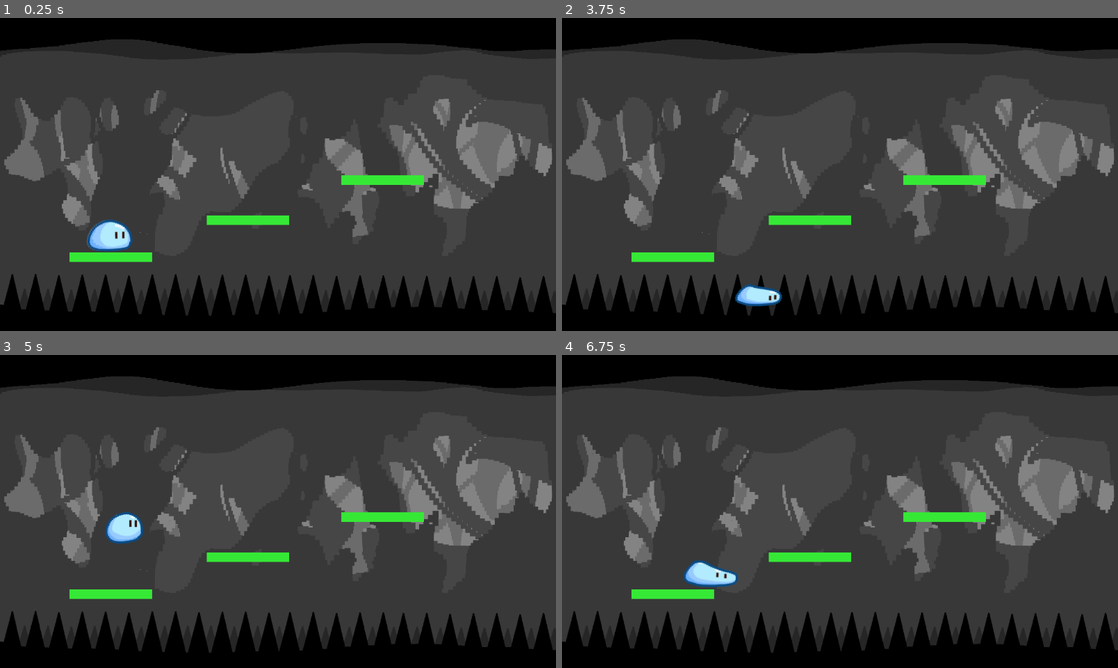
Above: before the commit, frames 1-4 (two rows, left to right).
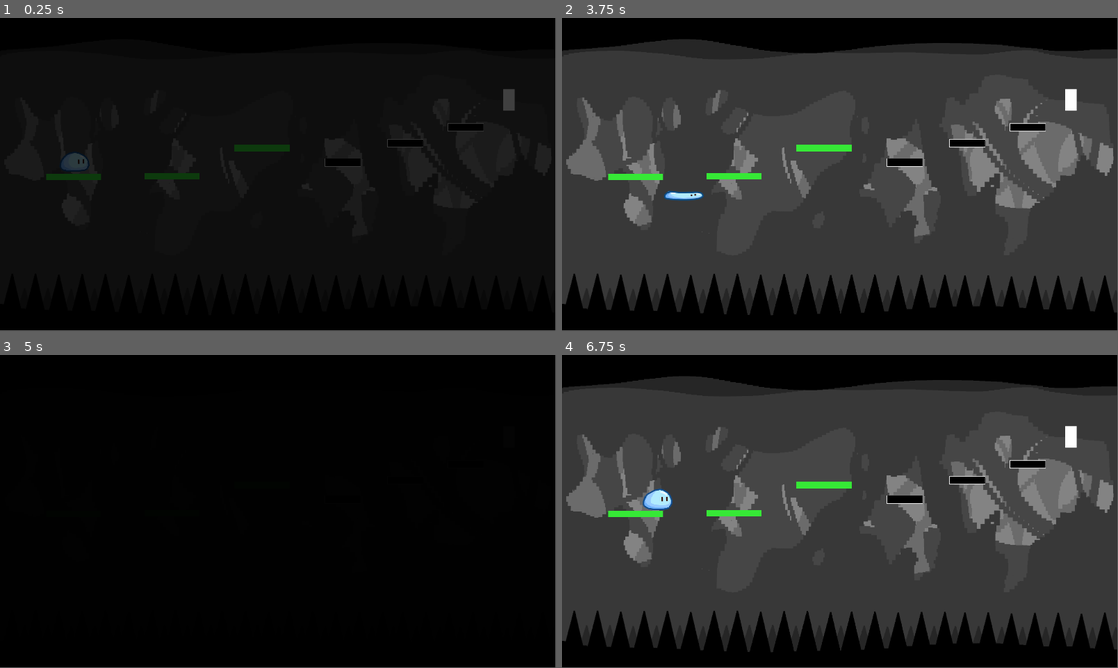
Above: after the commit, the same moments.

Repository: JianiLi98/Blue-Haven
Game: Godot game, scene res://scenes/Main.tscn
Two runs of this game, one before a commit and one after it. Both use one fixed random seed, a clock stepped at 60 frames per second and the inputs below.
Inputs:
- Up to frame 1 (0.25 s): no input
- Up to frame 2 (3.75 s): tap Enter (ui_accept) at 0.5, 1.55, 2.85 s; hold Enter (ui_accept) 0.53-1.28 s; tap Space (jump) at 0.77, 0.8, 1.07, 1.35, 1.52, 1.82, 2.3, 3.02, 3.32 s; hold Enter (ui_accept) 2.03-2.78 s; hold Space (jump) from 3.53 s (still down)
- Up to frame 3 (5 s): tap Escape (ui_cancel) at 4.15 s; release Space (jump) at 4.28 s; tap Enter (ui_accept) at 4.35 s; tap Space (jump) at 4.52, 4.82 s
- Up to frame 4 (6.75 s): hold Enter (ui_accept) 5.03-5.78 s; tap Space (jump) at 5.3, 5.85, 6.02, 6.32 s; tap Enter (ui_accept) at 6.05 s; hold Enter (ui_accept) from 6.53 s (still down)
In our replay, the window is 800x450 before the commit and 799x449 after it. These sizes can differ from the game's own. Grey fills any space a smaller window leaves; there, only what the larger window draws over its background counts as a difference.

The runs differ from the first frame. In frame 1, 79% of the frame differs, in the area x 0-100%, y 6-96%; in frame 2, 4.2%; in frame 3, 79%; in frame 4, 4.4%.

Commit message:
Updated jumping logic and level 1 layout

Diff:
--- a/Main.tscn
+++ /dev/null
@@ -1,8 +0,0 @@
-[gd_scene format=3 uid="uid://dteckawac11aw"]
-
-[node name="Node2D" type="Node2D"]
-
-[node name="ColorRect" type="ColorRect" parent="."]
-offset_right = 1190.0
-offset_bottom = 690.0
-color = Color(0.490196, 0.901961, 0.909804, 1)
--- a/assets/slime.tres
+++ b/assets/slime.tres
@@ -266,7 +266,7 @@
 }],
 "loop": false,
 "name": &"jump",
-"speed": 10.0
+"speed": 15.0
 }, {
 "frames": [{
 "duration": 1.0,
--- a/project.godot
+++ b/project.godot
@@ -17,8 +17,8 @@
 
 [display]
 
-window/size/viewport_width=1280
-window/size/viewport_height=720
+window/size/viewport_width=1920
+window/size/viewport_height=1080
 
 [input]
 
--- a/scenes/Main.tscn
+++ b/scenes/Main.tscn
@@ -1,10 +1,33 @@
-[gd_scene load_steps=6 format=3 uid="uid://c1o2diaiyaj8e"]
+[gd_scene load_steps=8 format=3 uid="uid://c1o2diaiyaj8e"]
 
 [ext_resource type="Script" uid="uid://byh705c8yiwn8" path="res://scripts/Main.gd" id="1_0bbpv"]
 [ext_resource type="PackedScene" uid="uid://drgyayhkwke5q" path="res://scenes/Platform.tscn" id="1_rvslj"]
 [ext_resource type="PackedScene" uid="uid://bhn6nlaqep2cq" path="res://scenes/Player.tscn" id="2_0bbpv"]
 [ext_resource type="Texture2D" uid="uid://dd4sua8x43oj3" path="res://assets/background.png" id="2_rarhs"]
-[ext_resource type="Script" path="res://scenes/back1.gd" id="3_vcsgt"]
+[ext_resource type="PackedScene" uid="uid://bdqshr7b3ig5h" path="res://scenes/PlatformShort.tscn" id="5_vcsgt"]
+
+[sub_resource type="GDScript" id="GDScript_rarhs"]
+script/source = "extends TextureRect
+
+@onready var player = get_node(\"../Player\")
+@onready var cam = get_node(\"../Player/Camera2D\")
+
+func _ready():
+	# 自动铺满窗口
+	anchor_left = 0
+	anchor_top = 0
+	anchor_right = 1
+	anchor_bottom = 1
+	stretch_mode = TextureRect.STRETCH_SCALE
+
+func _process(delta):
+	# 实时调整背景大小，保证填满
+	size = get_viewport().get_visible_rect().size
+"
+
+[sub_resource type="CapsuleShape2D" id="CapsuleShape2D_vcsgt"]
+radius = 27.0
+height = 102.0
 
 [node name="Main" type="Node2D"]
 script = ExtResource("1_0bbpv")
@@ -12,20 +35,48 @@
 [node name="Node2D" type="Node2D" parent="."]
 
 [node name="TextureRect" type="TextureRect" parent="Node2D"]
-offset_right = 3785.0
-offset_bottom = 2048.0
+offset_right = 1920.0
+offset_bottom = 1087.0
 texture = ExtResource("2_rarhs")
 expand_mode = 1
-script = ExtResource("3_vcsgt")
+script = SubResource("GDScript_rarhs")
 
 [node name="Platform" parent="." instance=ExtResource("1_rvslj")]
 position = Vector2(257, 549)
 
 [node name="Platform2" parent="." instance=ExtResource("1_rvslj")]
-position = Vector2(573, 464)
+position = Vector2(596, 546)
 
 [node name="Platform2" parent="Platform2" instance=ExtResource("1_rvslj")]
-position = Vector2(310, -92)
+position = Vector2(312, -97)
 
 [node name="Player" parent="." instance=ExtResource("2_0bbpv")]
-position = Vector2(259, 481)
+position = Vector2(261, 501)
+
+[node name="Platform3" parent="." instance=ExtResource("5_vcsgt")]
+position = Vector2(1185, 499)
+
+[node name="Platform4" parent="." instance=ExtResource("5_vcsgt")]
+position = Vector2(1401, 433)
+
+[node name="Platform5" parent="." instance=ExtResource("5_vcsgt")]
+position = Vector2(1610, 378)
+
+[node name="CanvasLayer" type="CanvasLayer" parent="."]
+
+[node name="FadeRect" type="ColorRect" parent="CanvasLayer"]
+offset_right = 1936.0
+offset_bottom = 1104.0
+color = Color(0.00784314, 0.00784314, 0.00784314, 0)
+
+[node name="Portal" type="Area2D" parent="."]
+
+[node name="CollisionShape2D" type="CollisionShape2D" parent="Portal"]
+position = Vector2(1760, 284)
+shape = SubResource("CapsuleShape2D_vcsgt")
+
+[node name="ColorRect" type="ColorRect" parent="Portal"]
+offset_left = 1740.0
+offset_top = 246.0
+offset_right = 1779.0
+offset_bottom = 321.0
--- /dev/null
+++ b/scenes/Main2.tscn
@@ -0,0 +1,9 @@
+[gd_scene format=3 uid="uid://c4y3o5dfbpjdw"]
+
+[node name="Main2" type="Node2D"]
+
+[node name="ColorRect" type="ColorRect" parent="."]
+offset_left = 652.0
+offset_top = 166.0
+offset_right = 1240.0
+offset_bottom = 808.0
--- a/assets/red.png.import
+++ b/scenes/PlatformShort.tscn
@@ -1,34 +1,24 @@
-[remap]
+[gd_scene load_steps=2 format=3 uid="uid://bdqshr7b3ig5h"]
 
-importer="texture"
-type="CompressedTexture2D"
-uid="uid://c3dfhoqwc5kqh"
-path="res://.godot/imported/red.png-d5f39e261e8585dfbc0a32aa9fd1a167.ctex"
-metadata={
-"vram_texture": false
-}
+[sub_resource type="RectangleShape2D" id="RectangleShape2D_orc8j"]
+size = Vector2(129, 33)
 
-[deps]
+[node name="Platform" type="StaticBody2D"]
 
-source_file="res://assets/red.png"
-dest_files=["res://.godot/imported/red.png-d5f39e261e8585dfbc0a32aa9fd1a167.ctex"]
+[node name="CollisionShape2D" type="CollisionShape2D" parent="."]
+position = Vector2(0.5, 0.5)
+shape = SubResource("RectangleShape2D_orc8j")
 
-[params]
+[node name="ColorRect2" type="ColorRect" parent="."]
+offset_left = -62.0
+offset_top = -14.0
+offset_right = 63.0
+offset_bottom = 15.0
+color = Color(0.923173, 0.923173, 0.923173, 1)
 
-compress/mode=0
-compress/high_quality=false
-compress/lossy_quality=0.7
-compress/hdr_compression=1
-compress/normal_map=0
-compress/channel_pack=0
-mipmaps/generate=false
-mipmaps/limit=-1
-roughness/mode=0
-roughness/src_normal=""
-process/fix_alpha_border=true
-process/premult_alpha=false
-process/normal_map_invert_y=false
-process/hdr_as_srgb=false
-process/hdr_clamp_exposure=false
-process/size_limit=0
-detect_3d/compress_to=1
+[node name="ColorRect3" type="ColorRect" parent="."]
+offset_left = -60.0
+offset_top = -12.0
+offset_right = 61.0
+offset_bottom = 13.0
+color = Color(0, 0, 0, 1)
--- a/scenes/Player.tscn
+++ b/scenes/Player.tscn
@@ -1,10 +1,11 @@
-[gd_scene load_steps=4 format=3 uid="uid://bhn6nlaqep2cq"]
+[gd_scene load_steps=5 format=3 uid="uid://bhn6nlaqep2cq"]
 
 [ext_resource type="Script" uid="uid://7uwrmbsd7omr" path="res://scripts/Player.gd" id="1_p0vlq"]
 [ext_resource type="SpriteFrames" uid="uid://crm0jtg75481e" path="res://assets/slime.tres" id="2_v6fml"]
+[ext_resource type="SpriteFrames" uid="uid://b3kyang48qjh2" path="res://assets/color.tres" id="3_3li8b"]
 
-[sub_resource type="CapsuleShape2D" id="CapsuleShape2D_v6fml"]
-radius = 33.0
+[sub_resource type="CapsuleShape2D" id="CapsuleShape2D_3li8b"]
+radius = 32.0
 height = 66.0
 
 [node name="Player" type="CharacterBody2D"]
@@ -12,9 +13,15 @@
 
 [node name="CollisionShape2D" type="CollisionShape2D" parent="."]
 position = Vector2(-2, 1)
-shape = SubResource("CapsuleShape2D_v6fml")
+shape = SubResource("CapsuleShape2D_3li8b")
 
-[node name="AnimatedSprite2D" type="AnimatedSprite2D" parent="."]
+[node name="JumpAnim" type="AnimatedSprite2D" parent="."]
 position = Vector2(-8, -48)
 sprite_frames = ExtResource("2_v6fml")
 animation = &"charge"
+
+[node name="BlueAnim" type="AnimatedSprite2D" parent="."]
+position = Vector2(0, -13)
+scale = Vector2(0.575, 0.5525)
+sprite_frames = ExtResource("3_3li8b")
+animation = &"blue"
--- a/scenes/back1.gd
+++ /dev/null
@@ -1,16 +0,0 @@
-extends TextureRect
-
-@onready var player = get_node("../Player")
-@onready var cam = get_node("../Player/Camera2D")
-
-func _ready():
-	# 自动铺满窗口
-	anchor_left = 0
-	anchor_top = 0
-	anchor_right = 1
-	anchor_bottom = 1
-	stretch_mode = TextureRect.STRETCH_SCALE
-
-func _process(delta):
-	# 实时调整背景大小，保证填满
-	size = get_viewport().get_visible_rect().size
--- a/scripts/Main.gd
+++ b/scripts/Main.gd
@@ -1,14 +1,62 @@
 extends Node2D
 
 @export var death_y := 800.0
-var player
+@export var next_scene: String = "res://scenes/Main2.tscn"
 
-func _ready():
+var player: Node2D
+@onready var fade_rect: ColorRect = $CanvasLayer/FadeRect
+
+var is_fading := false
+
+func _ready() -> void:
 	player = $Player
 
-func _process(delta):
+	# 新场景开始时全黑
+	fade_rect.color = Color(0, 0, 0, 1)
+
+	# 渐亮
+	var tw := create_tween()
+	tw.tween_property(fade_rect, "color:a", 0.0, 1.0)
+
+func _process(delta: float) -> void:
+	if is_fading:
+		return
+
+	# 手动重开（Esc）
 	if Input.is_action_just_pressed("ui_cancel"):
+		_restart()
+
+	# 掉落死亡
+	if player.global_position.y > death_y:
+		_restart()
+
+	# 撞到 Portal 进入下一关
+	if $Portal and $Portal.has_overlapping_bodies():
+		if $Portal.get_overlapping_bodies().has(player):
+			get_tree().change_scene_to_file("res://scenes/Main2.tscn")
+
+func _restart() -> void:
+	_fade_and_call(func ():
 		get_tree().reload_current_scene()
+	)
 
-	if player.global_position.y > death_y:
-		get_tree().reload_current_scene()
+func _next_level() -> void:
+	# freeze player
+	player.set_process(false)
+	player.set_physics_process(false)
+	player.velocity = Vector2.ZERO
+
+	_fade_and_call(func ():
+		if next_scene != "":
+			get_tree().change_scene_to_file(next_scene)
+	)
+
+func _fade_and_call(action: Callable) -> void:
+	is_fading = true
+
+	var tw := create_tween()
+	tw.tween_property(fade_rect, "color:a", 1.0, 1.0)
+	await tw.finished
+
+	# Step 2: 切场景
+	action.call()
--- a/scripts/Player.gd
+++ b/scripts/Player.gd
@@ -1,97 +1,98 @@
 extends CharacterBody2D
 
-# ---------- Tunables (bigger = higher & farther) ----------
-const GRAVITY := 950.0            # Gravity while airborne (slightly lower -> longer airtime)
-const MAX_CHARGE_TIME := 1.20     # Max charge time (hold time) ↑
+# ---------- Tunables ----------
+const GRAVITY := 1200.0
+const MAX_CHARGE_TIME := 1.20
 
-# Horizontal speed range (maps charge -> distance)
-const MIN_H_SPEED := 80.0         # Short tap distance ↑
-const MAX_H_SPEED := 420.0        # Long hold distance ↑
+const MIN_H_SPEED := 80.0
+const MAX_H_SPEED := 500.0
 
-# Vertical jump speeds (more negative = higher)
-const MIN_JUMP_V := -220.0        # Short tap height ↑
-const MAX_JUMP_V := -680.0        # Long hold height ↑
+const MIN_JUMP_V := -220.0
+const MAX_JUMP_V := -550.0
 
-const AIR_CONTROL := 0.06         # Horizontal decay in air (smaller -> glides farther)
-const DIST_MAX := 520.0           # Hard cap of horizontal travel ↑
+const AIR_CONTROL := 0.06
+const DIST_MAX := 520.0
 
-var facing := 1                   # 1: right, -1: left (change if you add left/right control)
+var facing := 1   # 1: right, -1: left
 
 # ---------- State machine ----------
 enum State { STATIC, CHARGING, JUMPING, STUCK }
 var state: State = State.STATIC
 var charge_time := 0.0
 
-@onready var anim: AnimatedSprite2D = $AnimatedSprite2D
+@onready var blue_anim: AnimatedSprite2D = $BlueAnim
+@onready var jump_anim: AnimatedSprite2D = $JumpAnim
+
+# --- 动画控制 ---
+func _play_idle():
+	blue_anim.visible = true
+	jump_anim.visible = false
+	blue_anim.play("blue")
+
+func _play_charge():
+	blue_anim.visible = false
+	jump_anim.visible = true
+	jump_anim.play("charge")
+
+func _play_jump():
+	blue_anim.visible = false
+	jump_anim.visible = true
+	jump_anim.play("jump")
 
 func _ready() -> void:
-	if anim:
-		anim.play("blue ")
+	_play_idle()
 
 func _physics_process(delta: float) -> void:
-	# 1) Gravity (not applied when STUCK)
+	# 1) Gravity
 	if state != State.STUCK and not is_on_floor():
 		velocity.y += GRAVITY * delta
 
-	# 2) Grounded: start charging
+	# 2) 地面上按下 → 蓄力
 	if is_on_floor() and (state == State.STATIC or state == State.STUCK):
-		if Input.is_action_just_pressed("ui_accept"):
+		if Input.is_action_just_pressed("jump"):
 			state = State.CHARGING
 			charge_time = 0.0
-			if anim:
-				anim.play("charge")
+			_play_charge()
 
-	# 3) While charging (charge anim is non-loop; will settle on frame 2)
-	if state == State.CHARGING and Input.is_action_pressed("ui_accept"):
+	# 3) 蓄力中
+	if state == State.CHARGING and Input.is_action_pressed("jump"):
 		charge_time = min(charge_time + delta, MAX_CHARGE_TIME)
-		# Stop any horizontal drift while charging
 		velocity.x = move_toward(velocity.x, 0.0, 2000.0 * delta)
 
-	# 4) Release -> Jump (both height & distance scale with charge, also capped by DIST_MAX)
-	if state == State.CHARGING and Input.is_action_just_released("ui_accept"):
+	# 4) 松开 → 跳
+	if state == State.CHARGING and Input.is_action_just_released("jump"):
 		var t: float = clampf(charge_time / MAX_CHARGE_TIME, 0.0, 1.0)
-		t = pow(t, 1.4)  # Ease to exaggerate difference between short & long press (slightly softer)
+		t = pow(t, 1.4)
 
-		# Height (more negative = higher)
 		var jump_v: float = lerpf(MIN_JUMP_V, MAX_JUMP_V, t)
-
-		# Base horizontal speed from charge
 		var base_h: float = lerpf(MIN_H_SPEED, MAX_H_SPEED, t)
 
-		# Compute airtime (up + down), then cap horizontal by max travel.
 		var flight_time: float = abs(jump_v) * 2.0 / GRAVITY
 		var h_cap: float = DIST_MAX / max(flight_time, 0.0001)
 		var h_speed: float = min(base_h, h_cap) * float(facing)
 
 		velocity.x = h_speed
 		velocity.y = jump_v
-
-		# Disable snap just for the liftoff frame
 		floor_snap_length = 0.0
 
 		state = State.JUMPING
-		if anim:
-			anim.play("jump")
+		_play_jump()
 
-	# 5) Airborne horizontal decay (smaller AIR_CONTROL -> retains speed longer)
+	# 5) 空中水平衰减
 	if state == State.JUMPING and not is_on_floor():
 		velocity.x = lerp(velocity.x, 0.0, AIR_CONTROL * delta)
 
-	# 6) Movement
+	# 6) 移动
 	move_and_slide()
 
-	# 7) Stick to floor on landing so you can immediately charge again
+	# 7) 落地
 	if state == State.JUMPING and is_on_floor():
-		_stick_to_floor()
+		velocity.x = move_toward(velocity.x, 0, 4500 * delta)
+		if abs(velocity.x) < 2:
+			velocity.x = 0
+			state = State.STATIC
+			_play_idle()
 
-	# 8) Keep idle anim on ground
+	# 8) Idle 动画
 	if is_on_floor() and (state == State.STATIC or state == State.STUCK):
-		if anim and anim.animation != "blue":
-			anim.play("blue")
-
-func _stick_to_floor() -> void:
-	velocity = Vector2.ZERO
-	state = State.STUCK
-	if anim:
-		anim.play("blue")
-	floor_snap_length = 48.0
+		_play_idle()
Binary file added: assets/platform.png
Not shown, added: assets/platform.png.import
Not shown, removed: scenes/back1.gd.uid
Renamed: scenes/back.gd -> scripts/back1.gd
Renamed: scenes/back.gd.uid -> scripts/back1.gd.uid
Not shown, changed: .DS_Store
Not shown, changed: assets/.DS_Store
